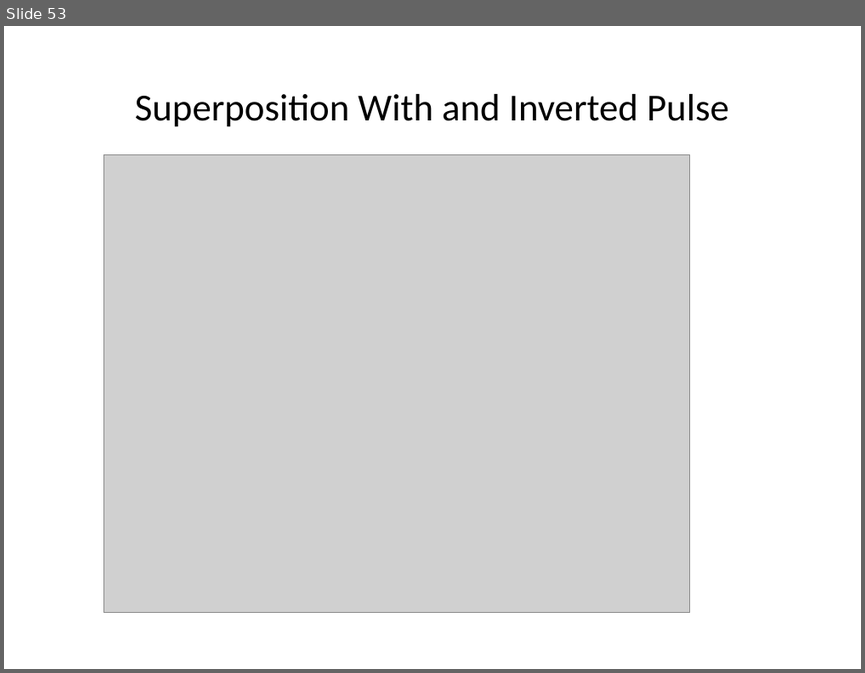
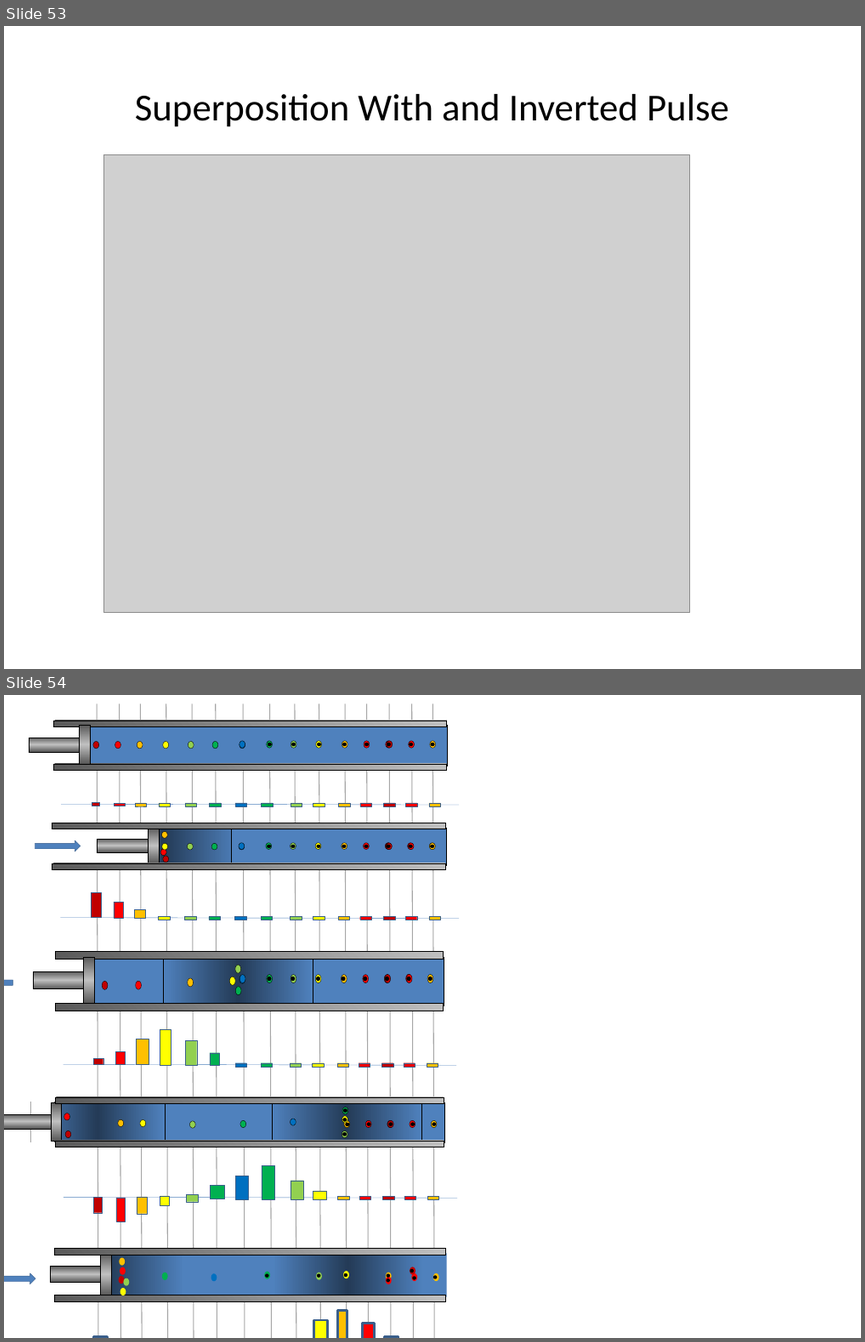
Before and after one commit to rtlines/Introductory-Physics-II, a slide deck: Lecture_Slides/PH 123 Lecture 07.pptx. Shown one above the other, each under a label of ours: slide 53 before the commit, slides 53 and 54 after it. The pictures are 865x673 and 865x1342 pixels, drawn with LibreOffice and Linux fonts; fonts in the diff are those of the drawing; grey boxes stand for pictures. Boxes give left, top, right and bottom in pixels: in the first picture for what was removed or moved away, otherwise in the second. Text is boxed around its words. In the diff, an @@ line names an element or a change of style, - is before the commit and + after.

```diff
--- a/Lecture_Slides/PH 123 Lecture 07.pptx
+++ b/Lecture_Slides/PH 123 Lecture 07.pptx
@@ slide 54 added at box(4, 695, 861, 1338), background #FFFFFF @@
@@ line added from (97, 703) to (98, 1338), #A6A6A6 0.75 pt @@
@@ line added from (120, 703) to (121, 1338), #A6A6A6 0.75 pt @@
@@ line added from (140, 703) to (142, 1338), #A6A6A6 0.75 pt @@
@@ line added from (166, 703) to (168, 1338), #A6A6A6 0.75 pt @@
@@ line added from (192, 703) to (194, 1338), #A6A6A6 0.75 pt @@
@@ line added from (216, 703) to (217, 1338), #A6A6A6 0.75 pt @@
@@ line added from (243, 703) to (245, 1338), #A6A6A6 0.75 pt @@
@@ line added from (269, 703) to (271, 1338), #A6A6A6 0.75 pt @@
@@ line added from (295, 703) to (296, 1338), #A6A6A6 0.75 pt @@
@@ line added from (319, 703) to (321, 1338), #A6A6A6 0.75 pt @@
@@ line added from (345, 703) to (347, 1338), #A6A6A6 0.75 pt @@
@@ line added from (366, 703) to (368, 1338), #A6A6A6 0.75 pt @@
@@ line added from (390, 703) to (391, 1338), #A6A6A6 0.75 pt @@
@@ line added from (412, 703) to (414, 1338), #A6A6A6 0.75 pt @@
@@ line added from (432, 703) to (434, 1338), #A6A6A6 0.75 pt @@
@@ group added at box(29, 721, 459, 806): 25 ellipses, 20 rectangles, 1 line @@
@@ group added at box(35, 823, 459, 919): 28 ellipses, 22 rectangles, 1 line, 1 right arrow @@
@@ right arrow added at box(4, 977, 12, 988), fill #4F81BD, outline #3A5F8C 0.25 pt @@
@@ group added at box(30, 951, 456, 1066): 26 ellipses, 22 rectangles, 1 line @@
@@ group added at box(4, 1095, 457, 1221): 24 rectangles, 24 ellipses, 1 line @@
@@ right arrow added at box(4, 1272, 35, 1283), fill #4F81BD, outline #3A5F8C 0.25 pt @@
@@ group added at box(30, 1247, 447, 1338): 23 ellipses, 14 rectangles @@
```
Also in this commit, not shown: 5 slides changed, 51 other files.
